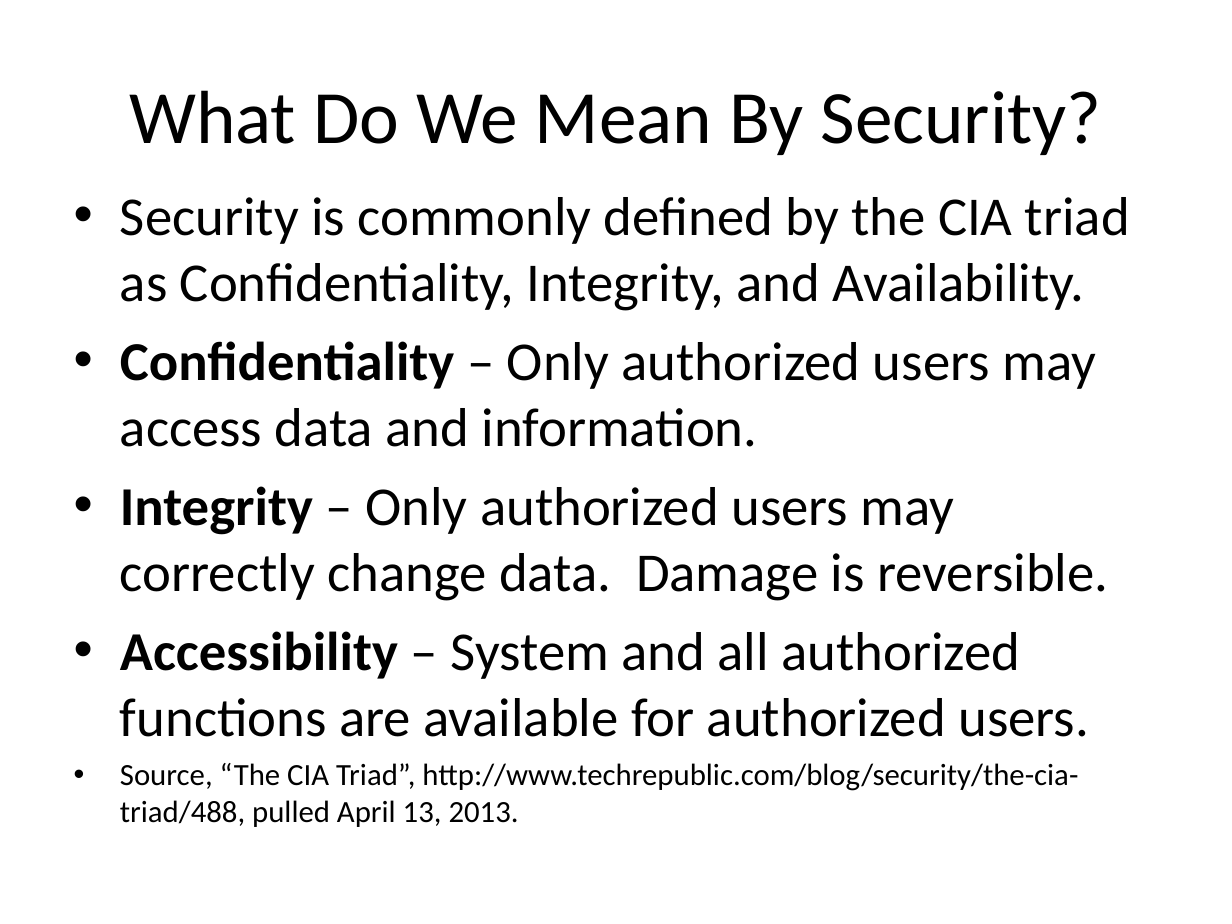
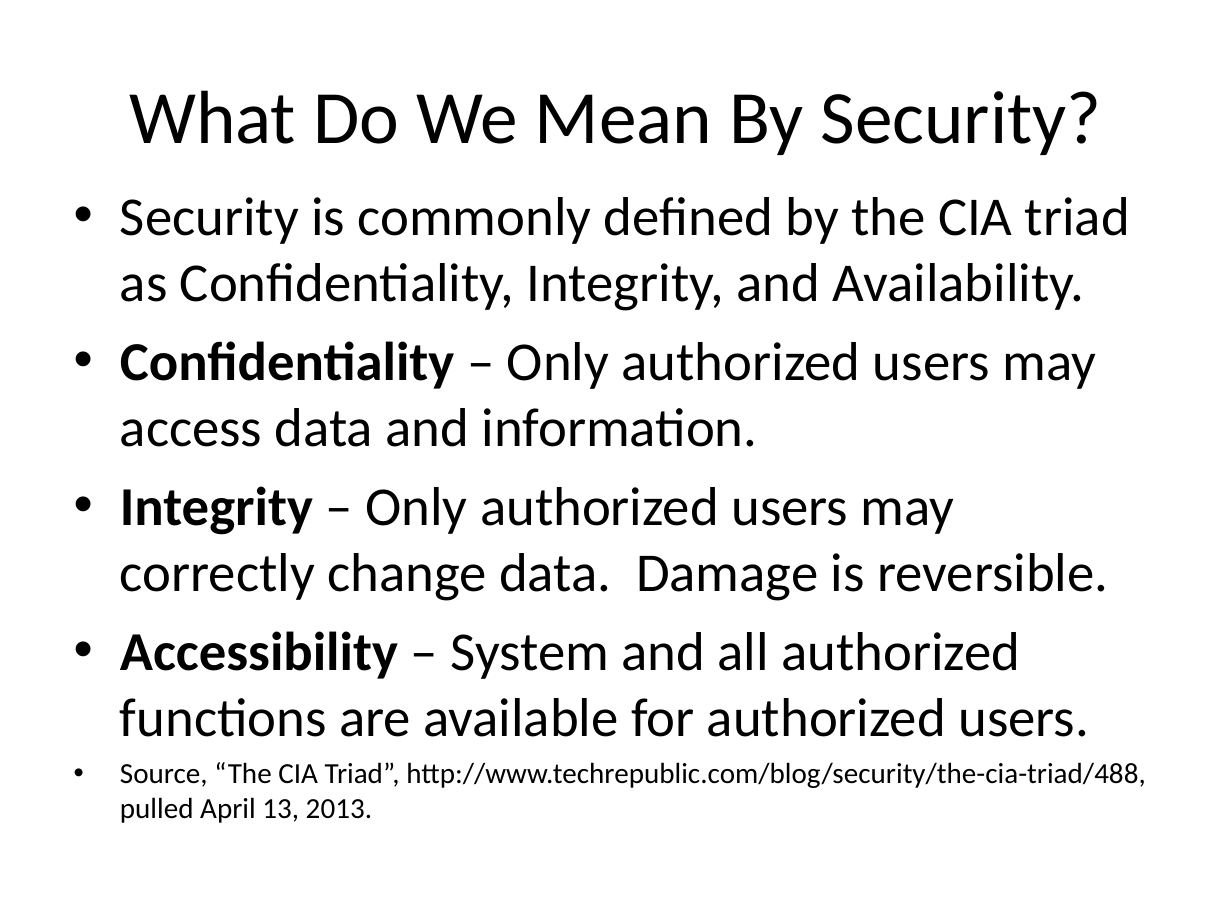
Before and after one commit to EdCharbeneau/CodePaLOUsa, a slide deck: slide 7 of 2013/LocalStorageSecurity/LocalStoragePresentation.ppt (slide 5 before the commit). Drawn at 1232x924 pixels with LibreOffice and Linux fonts; fonts in the diff are those of the drawing. Boxes give left, top, right and bottom in pixels: in the first picture for what was removed or moved away, otherwise in the second. Text is boxed around its words. In the diff, an @@ line names an element or a change of style, - is before the commit and + after.

```diff
--- a/2013/LocalStorageSecurity/LocalStoragePresentation.ppt
+++ b/2013/LocalStorageSecurity/LocalStoragePresentation.ppt
@@ text at box(120, 762, 1146, 823): size 18 to 17 pt in "Source, “The CIA Triad”, http://www.techrepublic.com/blog/se ..." @@
```
Also in this commit, not shown: 9 other slides changed, 2 slides added.
